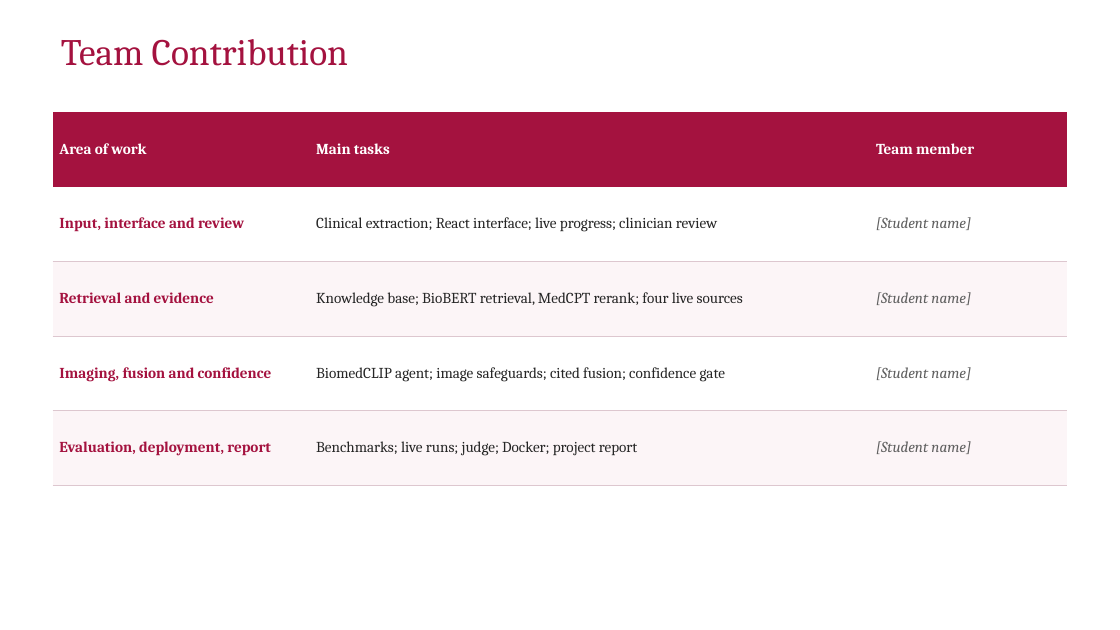
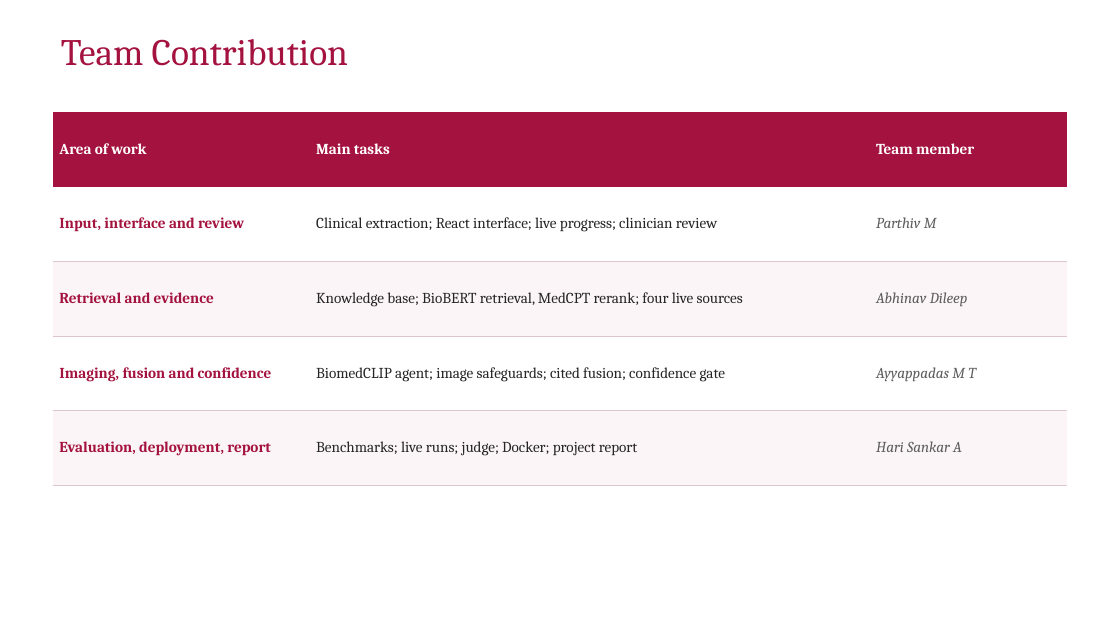
Before and after one commit to hari18305/medorcha, a slide deck: slide 26 of report/MedOrchestrate_Final_Review.pptx. Drawn at 1120x630 pixels with LibreOffice and Linux fonts; fonts in the diff are those of the drawing; background and template pictures are left out. Boxes give left, top, right and bottom in pixels: in the first picture for what was removed or moved away, otherwise in the second. Text is boxed around its words. In the diff, an @@ line names an element or a change of style, - is before the commit and + after.

```diff
--- a/report/MedOrchestrate_Final_Review.pptx
+++ b/report/MedOrchestrate_Final_Review.pptx
@@ table at [52,112,1068,485] @@
-row 2, column 3: [Student name]
+row 2, column 3: Parthiv M
-row 3, column 3: [Student name]
+row 3, column 3: Abhinav Dileep
-row 4, column 3: [Student name]
+row 4, column 3: Ayyappadas M T
-row 5, column 3: [Student name]
+row 5, column 3: Hari Sankar A
```
Also in this commit, not shown: 1 other slide changed, 2 other files.
